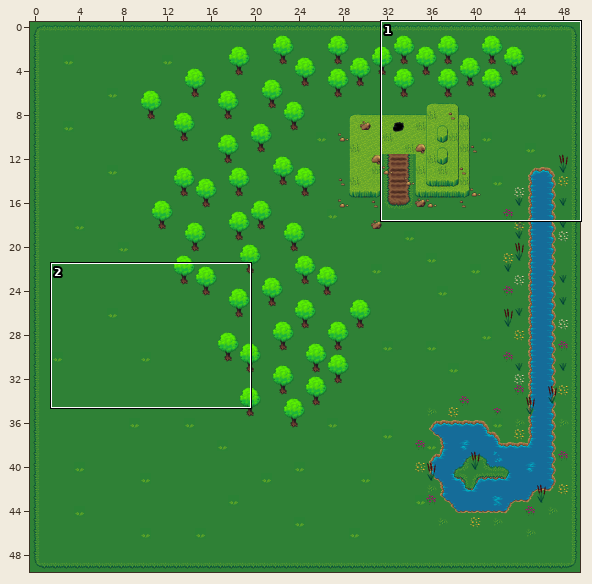
Two states of a Tiled map, frontend/js/assets/maps/hyrule.tmx. Above, an overview of the earlier version with the close-up marked.
Close-up. Before:
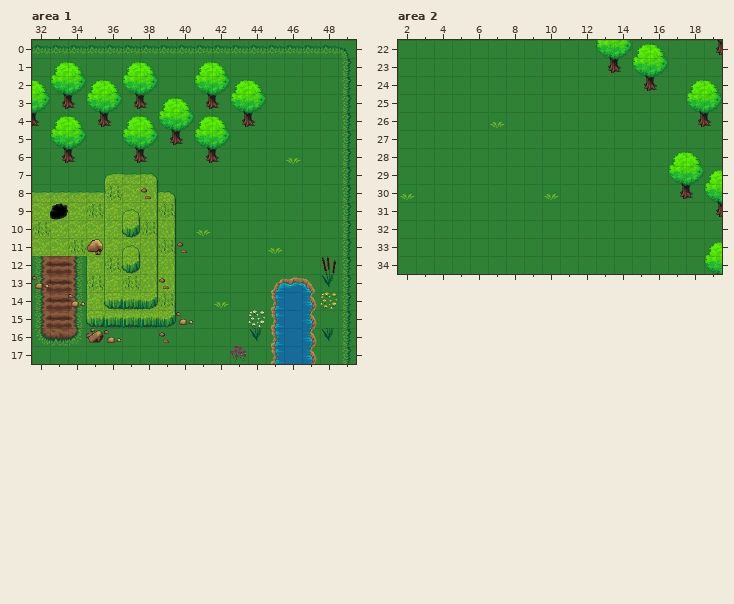
Cells are 32x32 px. Shown: area 1 x 32..49, y 0..17; area 2 x 2..19, y 22..34. The commit also changed other parts of the map, which this record leaves out.
After the commit:
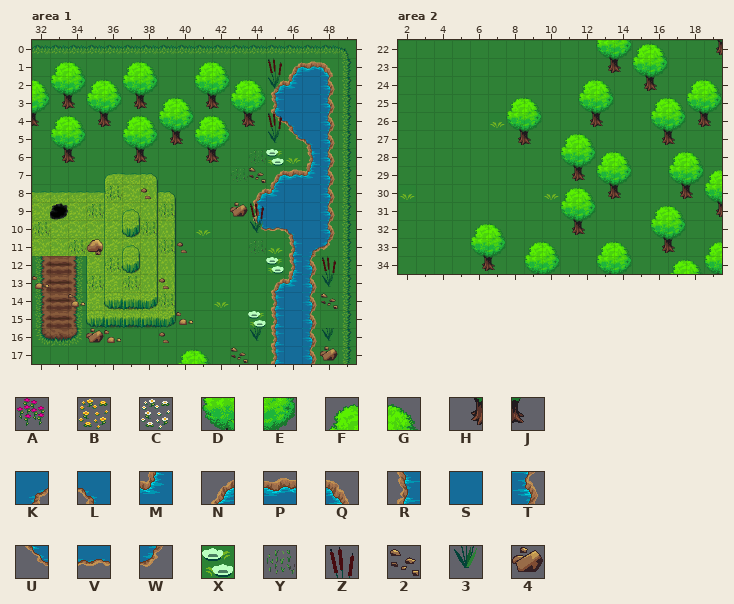
Key: from "32x32_map_tile v3.1 [MARGINLES": A 185, B 186, C 232, D 276, E 277, F 278, G 279, H 299, J 300; from "terrain": K 19, L 20, M 41, N 60, P 61, Q 62, R 81, S 82, T 83, U 102, V 103, W 104, X 240, Y 246, Z 437, 2 438, 3 458, 4 461.
_ is an empty cell.
The exact change:
Layer "Water", area 1:
y 1: x 46..48 ___ -> NPQ
y 2: x 45..48 ____ -> NMST
y 3: x 45..48 ____ -> RSST
y 4: x 45..48 ____ -> ULST
y 5: x 46..48 ___ -> ULT
y 6: x 47..48 __ -> RT
y 7: x 45..48 ____ -> NPMT
y 8: x 44..48 _____ -> NMSST
y 9: x 44..48 _____ -> RSSST
y 10: x 44..48 _____ -> UVLST
y 11: x 46..48 ___ -> RKW
y 12: x 46..47 __ -> RT
y 13: x 46..47 PQ -> MT
Layer "Trees", area 1:
y 17: x 40..41 __ -> FG
Layer "OuterGrass", area 1:
y 1: x 45 _ -> Z
y 2: x 45 _ -> 3
y 4: x 45 _ -> Z
y 5: x 45 _ -> 3
y 6: x 44..45 __ -> YX
y 7: x 43..44 __ -> Y2
y 9: x 43..44 __ -> 4Z
y 10: x 44 _ -> 3
y 11: x 44 _ -> Y
y 12: x 45 _ -> X
y 14: x 48 B -> 2
y 15: x 44 C -> X
y 17: x 43 A -> 2; x 48 _ -> 4
Layer "Trees", area 2:
y 24: x 12..13 __ -> FG
y 25: x 8..9 __ -> FG; x 12..13 __ -> DE; x 16..17 __ -> FG
y 26: x 8..9 __ -> DE; x 12..13 __ -> HJ; x 16..17 __ -> DE
y 27: x 8..9 __ -> HJ; x 11..12 __ -> FG; x 16..17 __ -> HJ
y 28: x 11..14 ____ -> DEFG
y 29: x 11..14 ____ -> HJDE
y 30: x 11..14 ____ -> FGHJ
y 31: x 11..12 __ -> DE; x 16..17 __ -> FG
y 32: x 6..7 __ -> FG; x 11..12 __ -> HJ; x 16..17 __ -> DE
y 33: x 6..7 __ -> DE; x 9..10 __ -> FG; x 13..14 __ -> FG; x 16..17 __ -> HJ
y 34: x 6..7 __ -> HJ; x 9..10 __ -> DE; x 13..14 __ -> DE; x 17..18 __ -> FG
